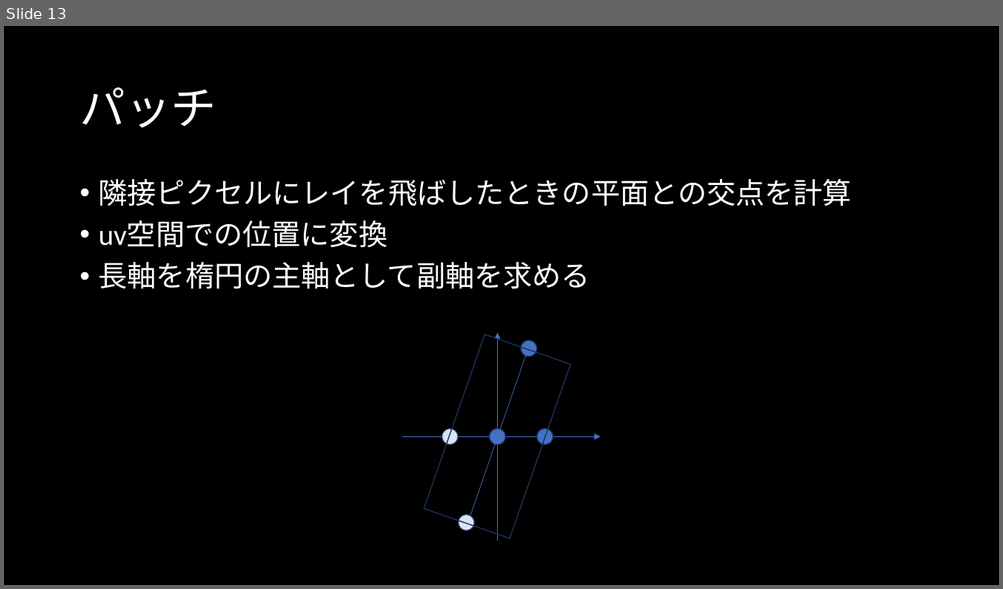
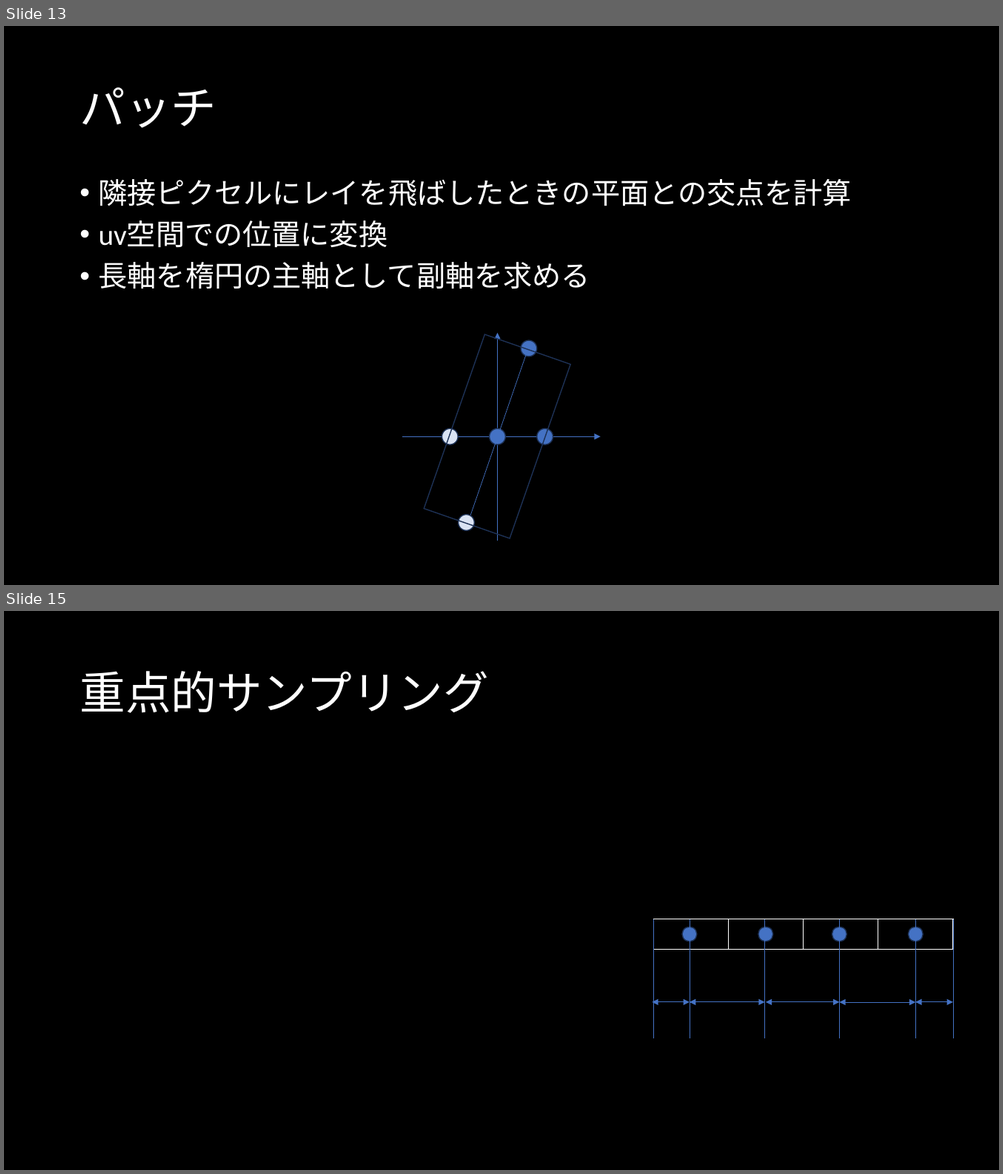
Before and after one commit to s141044/private, a slide deck: memo/Procedural Physically based BRDF for Real-Time Rendering of.pptx. Shown one above the other, each under a label of ours: slide 13 before the commit, slides 13 and 15 after it; the slides between them are not shown. The pictures are 1003x589 and 1003x1174 pixels, drawn with LibreOffice and Linux fonts; fonts in the diff are those of the drawing; grey boxes stand for pictures. Boxes give left, top, right and bottom in pixels: in the first picture for what was removed or moved away, otherwise in the second. Text is boxed around its words. In the diff, an @@ line names an element or a change of style, - is before the commit and + after.

Commit message:
glintのバイリニア補間を考慮した重点的サンプリング

```diff
--- a/memo/Procedural Physically based BRDF for Real-Time Rendering of.pptx
+++ b/memo/Procedural Physically based BRDF for Real-Time Rendering of.pptx
@@ slide 15 added at <box>4,611,999,1170</box>, background #000000 @@
@@ title added at <box>79,671,489,713</box>, 44 pt, text #FFFFFF @@
+重点的サンプリング
@@ table added at <box>653,920,951,950</box>, 1 rows, 4 columns @@
+ |  |  | 
@@ line added from (653, 1039) to (653, 920), #4472C4 0.5 pt @@
@@ line added from (690, 1039) to (690, 920), #4472C4 0.5 pt @@
@@ line added from (765, 1039) to (765, 920), #4472C4 0.5 pt @@
@@ line added from (839, 1039) to (839, 920), #4472C4 0.5 pt @@
@@ line added from (916, 1039) to (916, 920), #4472C4 0.5 pt @@
@@ line added from (953, 1039) to (953, 920), #4472C4 0.5 pt @@
@@ ellipse added at <box>683,927,697,943</box>, fill #4472C4, outline #1E3256 1 pt @@
@@ ellipse added at <box>758,927,774,943</box>, fill #4472C4, outline #1E3256 1 pt @@
@@ ellipse added at <box>832,927,847,943</box>, fill #4472C4, outline #1E3256 1 pt @@
@@ ellipse added at <box>908,927,923,943</box>, fill #4472C4, outline #1E3256 1 pt @@
@@ double arrow added from (652, 1002) to (690, 1002), #4472C4 0.5 pt @@
@@ double arrow added from (690, 1002) to (765, 1002), #4472C4 0.5 pt @@
@@ double arrow added from (765, 1002) to (839, 1002), #4472C4 0.5 pt @@
@@ double arrow added from (839, 1002) to (916, 1002), #4472C4 0.5 pt @@
@@ double arrow added from (916, 1002) to (953, 1002), #4472C4 0.5 pt @@
```
Also in this commit, not shown: 2 other slides added, 3 other files.
